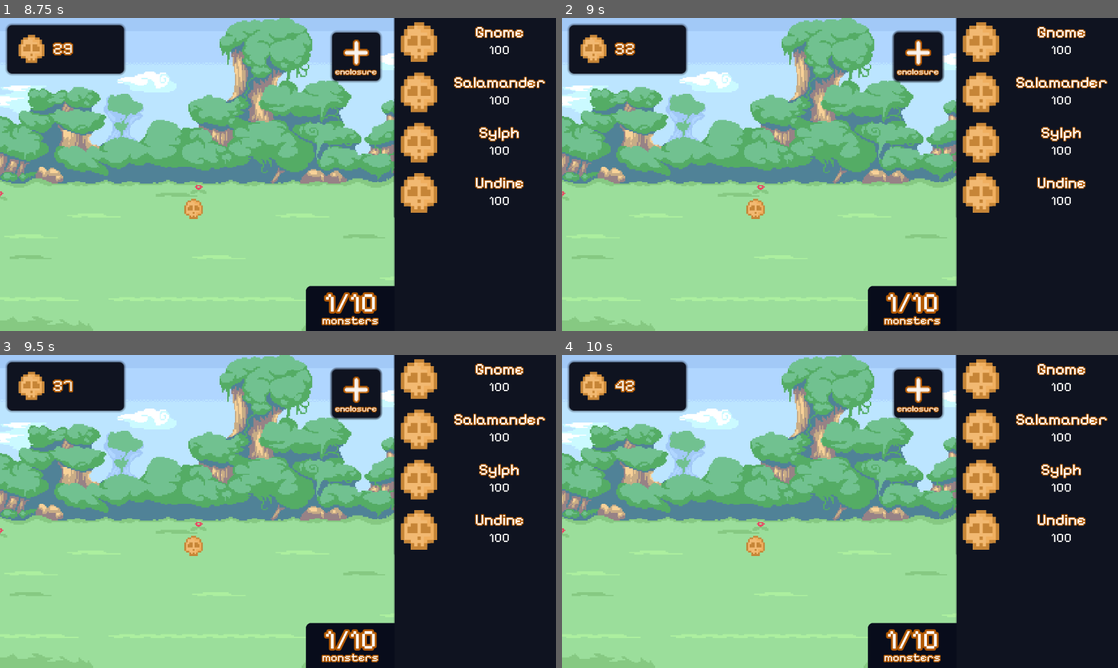
Above: before the commit, frames 1-4 (two rows, left to right).
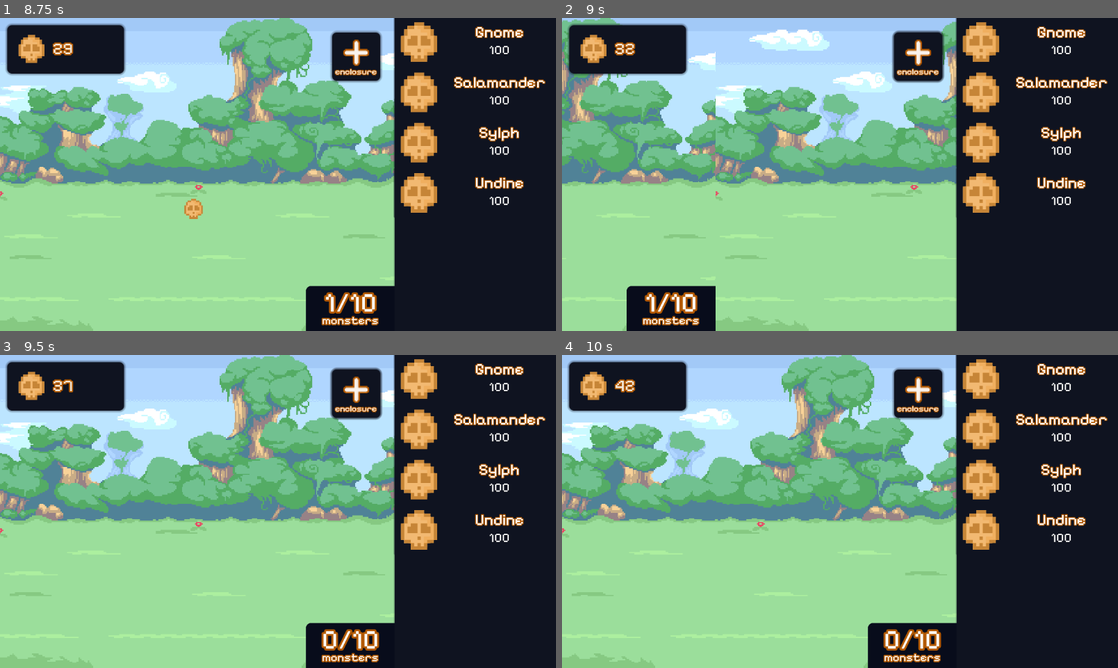
Above: after the commit, the same moments.

Repository: verstraate/monster-daycare
Game: Godot game, scene res://_Scenes/MainMenu/main_menu.tscn
The game is run twice, just before and just after one commit, with the same random seed, the same clock (stepped at 60 frames per second) and the same inputs.
Inputs (mouse positions are in pixels of both pictures, inside the frame that each line leads up to):
- Up to frame 1 (8.75 s): click (278, 174) at 0.5 s; click "enclosure" at 1.25 s; click "Gnome" at 2 s; click "Salamander" at 2.75 s; click "Sylph" at 3.5 s; click "Undine" at 4.25 s; click "enclosure" at 5 s; click "Gnome" at 5.75 s; click "Salamander" at 6.5 s; click "Sylph" at 7.25 s; click "Undine" at 8 s
- Up to frame 2 (9 s): click "enclosure" at 8.75 s
- Up to frame 3 (9.5 s): no input
- Up to frame 4 (10 s): click "Gnome" at 9.5 s

Frame 1 is identical in both runs. In frame 2, 26% of the frame differs, in the area x 0-71%, y 0-100%; in frame 3, 0.7%; in frame 4, 0.7%.

Commit message:
feat: Added new enclosure swipe animation

Diff:
--- a/_Scenes/UI/enclosure_manager.gd
+++ b/_Scenes/UI/enclosure_manager.gd
@@ -45,12 +45,29 @@
 		enclosure.setup_enclosure(null, true)
 
 func _add_enclosure(new_enclosure: BaseEnclosure = null) -> void:
+	if _tween != null and _tween.is_running():
+		return
+
 	var pos_mod: int = 0 if enclosures.size() == 0 else 1
 	var enclosure: Enclosure = ENCLOSURE_SCENE.instantiate()
 	add_child(enclosure)
 	enclosure.setup_enclosure(new_enclosure)
 	enclosure.position = Vector2(pos_mod * enclosure.size.x, enclosure.position.y)
 	enclosures.append(enclosure)
+
+	# If new enclosure is the first, skip swipe animation
+	if enclosures.size() < 2:
+		enclosure.position = Vector2.ZERO
+
+	var curr_enclosure: Enclosure = enclosures[selected_enclosure]
+	var curr_enclosure_target: Vector2 = Vector2(curr_enclosure.size.x * -1, curr_enclosure.position.y)
+
+	_tween = create_tween()
+	_tween.set_parallel(true)
+	_tween.tween_property(curr_enclosure, "position", curr_enclosure_target, swipe_duration)
+	_tween.tween_property(enclosure, "position", Vector2.ZERO, swipe_duration)
+
+	selected_enclosure = enclosures.size() - 1
 
 func _handle_swipe() -> void:
 	if _tween != null and _tween.is_running():
